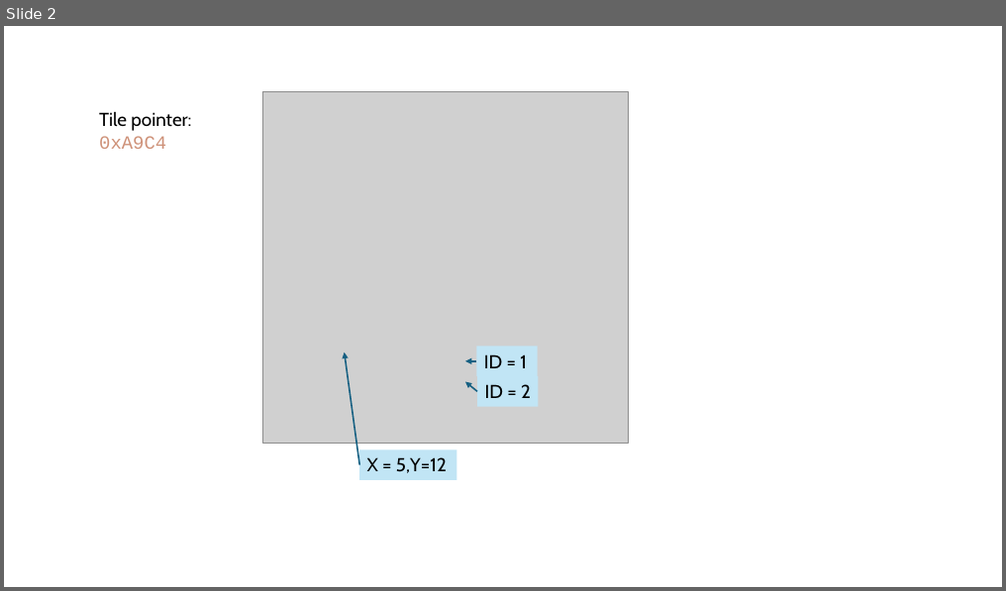
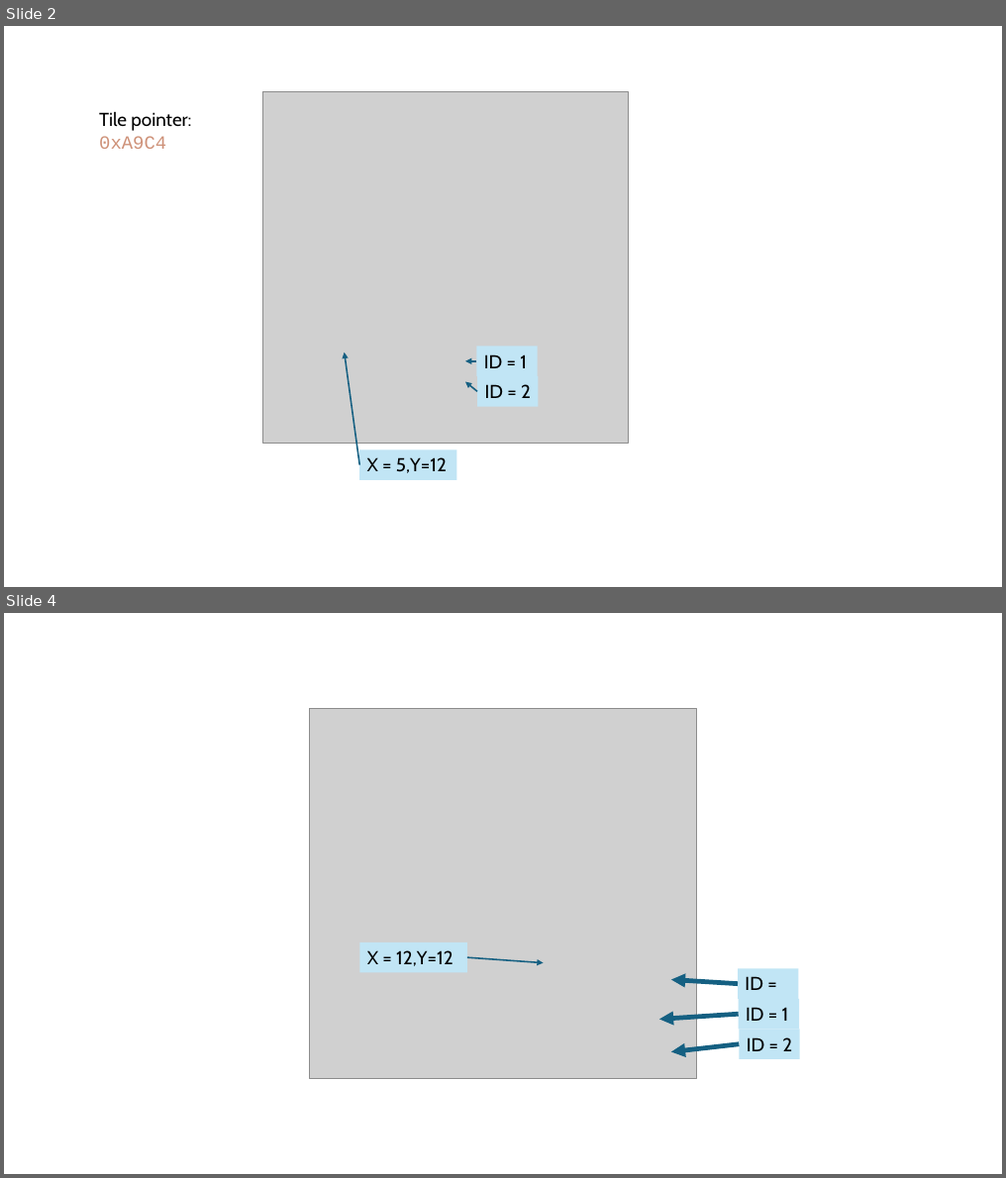
Before and after one commit to irdof321/pokemon-yellow-bot, a slide deck: doc/menu.pptx. Shown one above the other, each under a label of ours: slide 2 before the commit, slides 2 and 4 after it; the slides between them are not shown. The pictures are 1006x591 and 1006x1178 pixels, drawn with LibreOffice and Linux fonts; fonts in the diff are those of the drawing; grey boxes stand for pictures. Boxes give left, top, right and bottom in pixels: in the first picture for what was removed or moved away, otherwise in the second. Text is boxed around its words. In the diff, an @@ line names an element or a change of style, - is before the commit and + after.

```diff
--- a/doc/menu.pptx
+++ b/doc/menu.pptx
@@ slide 4 added at (x1=4, y1=613, x2=1002, y2=1174), background #FFFFFF @@
@@ picture added at (x1=310, y1=709, x2=696, y2=1079) @@
@@ rectangle added at (x1=360, y1=943, x2=467, y2=972), fill #C1E5F5, 18 pt, text #000000 @@
+X = 12,Y=12
@@ arrow added from (467, 959) to (543, 963), #156082 1.5 pt @@
@@ rectangle added at (x1=738, y1=968, x2=798, y2=998), fill #C1E5F5, 18 pt, text #000000 @@
+ID = 0
@@ arrow added from (738, 984) to (671, 980), #156082 4.5 pt @@
@@ arrow added from (739, 1014) to (659, 1020), #156082 4.5 pt @@
@@ rectangle added at (x1=739, y1=999, x2=799, y2=1029), fill #C1E5F5, 18 pt, text #000000 @@
+ID = 1
@@ arrow added from (740, 1045) to (671, 1053), #156082 4.5 pt @@
@@ rectangle added at (x1=740, y1=1029, x2=800, y2=1059), fill #C1E5F5, 18 pt, text #000000 @@
+ID = 2
```
Also in this commit, not shown: 2 other slides added, 12 other files.
